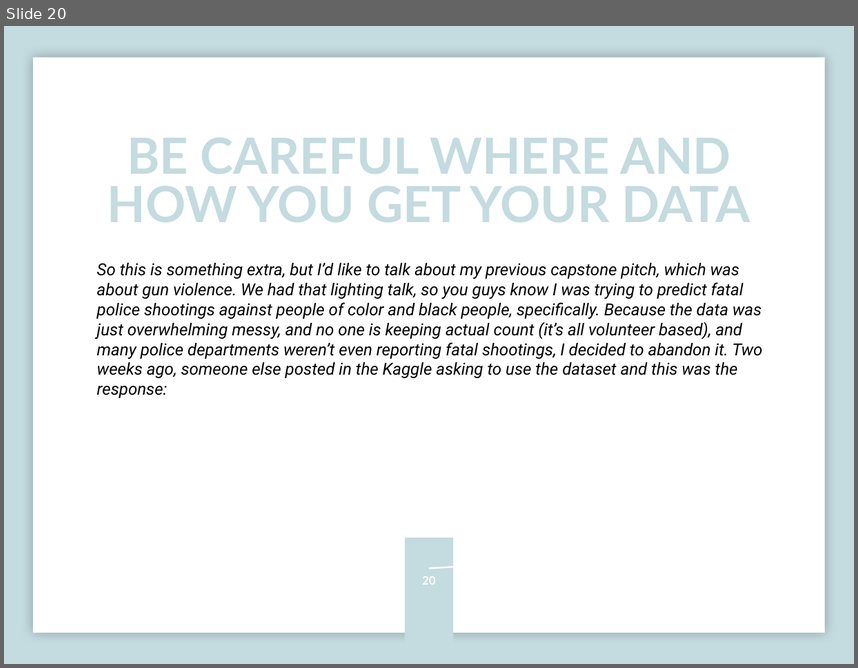
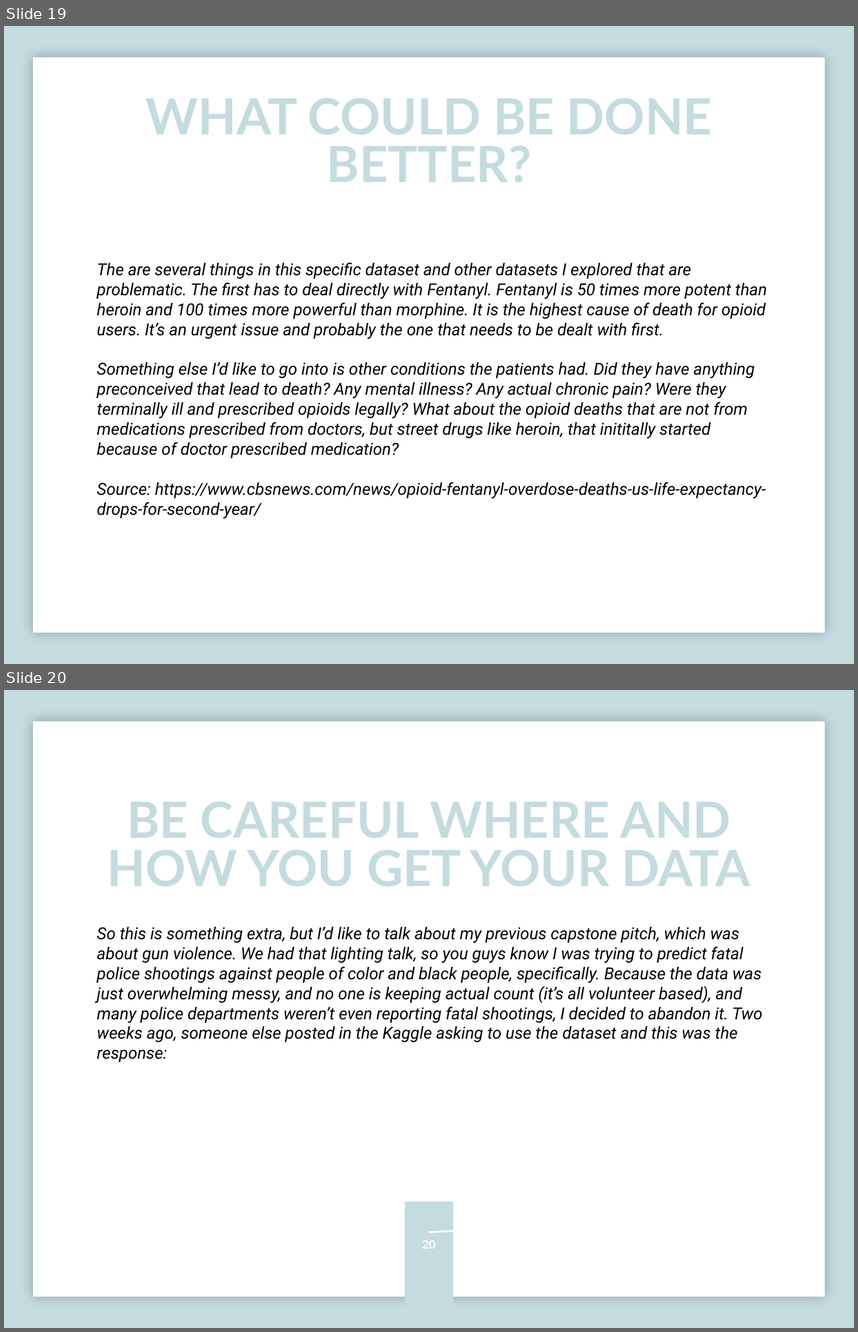
Before and after one commit to rajpatel84/capstone, a slide deck: Capstone.pptx. Shown one above the other, each under a label of ours: slide 20 before the commit, slides 19 and 20 after it. The pictures are 858x668 and 858x1332 pixels, drawn with LibreOffice and Linux fonts; fonts in the diff are those of the drawing. Boxes give left, top, right and bottom in pixels: in the first picture for what was removed or moved away, otherwise in the second. Text is boxed around its words. In the diff, an @@ line names an element or a change of style, - is before the commit and + after.

```diff
--- a/Capstone.pptx
+++ b/Capstone.pptx
@@ slide 19 added at bbox=[4, 26, 854, 664], background #C4DBDF; not listed: 1 template element that a slide beside it also shows @@
@@ title added at bbox=[146, 98, 712, 182], 60 pt, text #C4DBDF, bold @@
+WHAT COULD BE DONE BETTER?
@@ text added at bbox=[97, 262, 767, 518], 20 pt, text #000000, italic @@
+The are several things in this specific dataset and other datasets I explored that are problematic. The first has to deal directly with Fentanyl. Fentanyl is 50 times more potent than heroin and 100 times more powerful than morphine. It is the highest cause of death for opioid users. It’s an urgent issue and probably the one that needs to be dealt with first.
+Something else I’d like to go into is other conditions the patients had. Did they have anything preconceived that lead to death? Any mental illness? Any actual chronic pain? Were they terminally ill and prescribed opioids legally? What about the opioid deaths that are not from medications prescribed from doctors, but street drugs like heroin, that inititally started because of doctor prescribed medication?
+Source: https://www.cbsnews.com/news/opioid-fentanyl-overdose-deaths-us-life-expectancy-drops-for-second-year/
@@ arrow added from (429, 568) to (429, 550), #FFFFFF 2 pt @@
```
Also in this commit, not shown: 5 slides changed, 1 slide removed.
